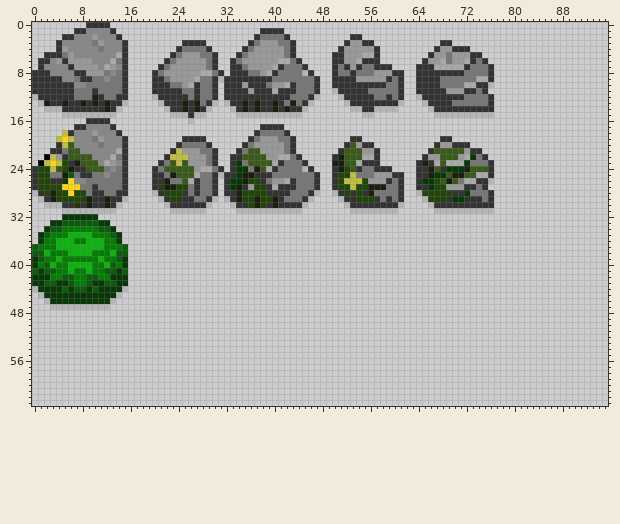
Sprite sheet: img/terrain2.png. The picture above is the old version.
The file is 96x64 pixels.
Now the later version:
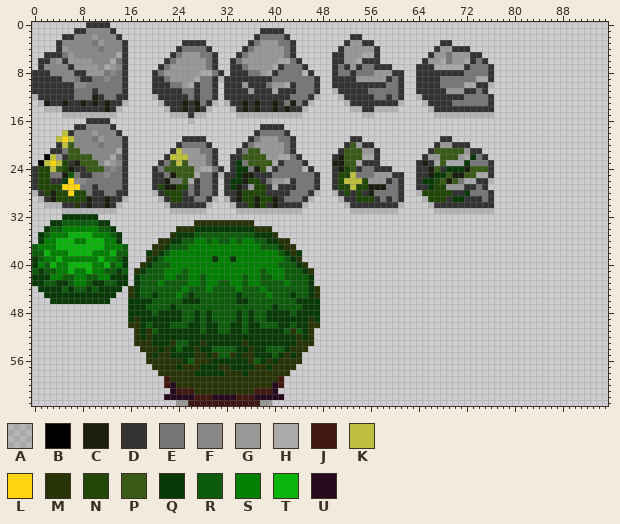
Palette (. is transparent): A #0000001e  B #000000  C #191e0f  D #333333  E #777777  F #888888  G #999999  H #aaaaaa  J #401811  K #bfbf3f  L #ffd510  M #283405  N #204608  P #3a5a18  Q #073907  R #0c5c0c  S #007f00  T #0ab40a  U #280a1e
Change:
y 33: x 27..36 .......... -> MMMMMMMMMM
y 34: x 24..39 ................ -> MMMQQQQQQQQQQMMM
y 35: x 23..40 .................. -> MQQQRRRRRRRRRRQQQM
y 36: x 21..42 ...................... -> MMQQRRSSRSRRSRSSRRQQMM
y 37: x 20..43 ........................ -> MMQRRRSSSSSSSSSSSSRRRQMM
y 38: x 19..44 .......................... -> QMQRSSSSSSSSSSSSSSSSSSRQMQ
y 39: x 19..44 .......................... -> MQRSSSSSSSSQSSQSSSSSSSSRQM
y 40: x 18..45 ............................ -> MQRRRSSSSSSSSSSSSSSSSSSRRRQM
y 41: x 17..46 .............................. -> MQRRRSSSRSSSSSSSSSSSSRSSSRRRQM
y 42: x 17..46 .............................. -> QRRRRSSRRSSRSSSSSSRSSRRSSRRRRQ
y 43: x 17..46 .............................. -> QRRRSRRRRSSRSSRRSSRSSRRRRSRRRQ
y 44: x 0 A -> .; x 15..47 A................................ -> .MQRRRRRRRSRRRSRRRRSRRRSRRRRRRRQM
y 45: x 1 A -> .; x 14 A -> .; x 16..47 ................................ -> MQRRQRRRSRQRRRRRRRQRRRRSRRRQRRQM
y 46: x 2 A -> .; x 13 A -> .; x 16..47 ................................ -> QQQQRRRRRQQQRRRRRRQQRRRRRRRRQQQQ
y 47: x 3..12 AAAAAAAAAA -> ..........; x 16..47 ................................ -> QQQRRRRQRRRRRRRRRRRRRRRRQRRRRQQQ
y 48: x 16..47 ................................ -> QQQQRQQQQRRQRQRRRRQRQRRQQQQRQQQQ
y 49: x 16..47 ................................ -> QMQQQQQQQRRQRQRRRRQRQRRQQQQQQQMQ
y 50: x 16..47 ................................ -> MMQRQQQRRRQQRQQRRQQRQQRRRQQRQQMM
y 51: x 17..46 .............................. -> MQMRQQQQQQQRQQRRQQRQQQQQQRMRQM
y 52: x 17..46 .............................. -> MQMQQQQQQQQQQQQQQQQQQQQQQQQMQM
y 53: x 17..46 .............................. -> MMMQQQMRRQQMQQQQQQMQQQQQQQQMMM
y 54: x 18..45 ............................ -> MMMQMQRQQMQQRRRRQQMQQRRRQMMM
y 55: x 19..44 .......................... -> MQMMQQQQMMQMRRMQMMQQQRQMQM
y 56: x 19..44 .......................... -> MMMMMMQRMMMQQQQQQMRQMQMMMM
y 57: x 20..43 ........................ -> MMMMQMMMQQQMMQQQQMMQMMMM
y 58: x 21..42 ...................... -> MMMMMMQQQQQMMMQMMMMMMM
y 59: x 22..41 .................... -> JMMMMMMMMMMMMMMMMMMJ
y 60: x 22..41 .................... -> JUMMMMMMMMMMMMMMMMUJ
y 61: x 23..40 .................. -> UJJJMMMMMMMMMMJJJU
y 62: x 22..41 .................... -> UUUUUJJJUUUUJJJUUUUU
y 63: x 24..39 ................ -> GGJJJJJJJJJJJJGG
